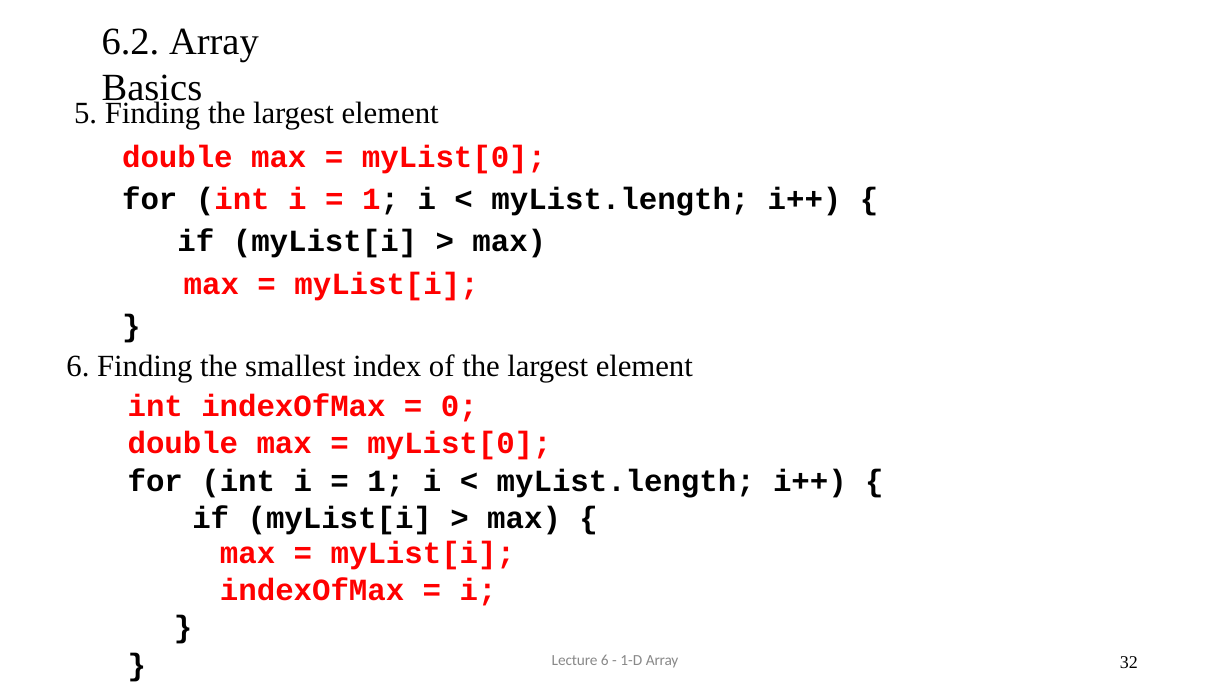
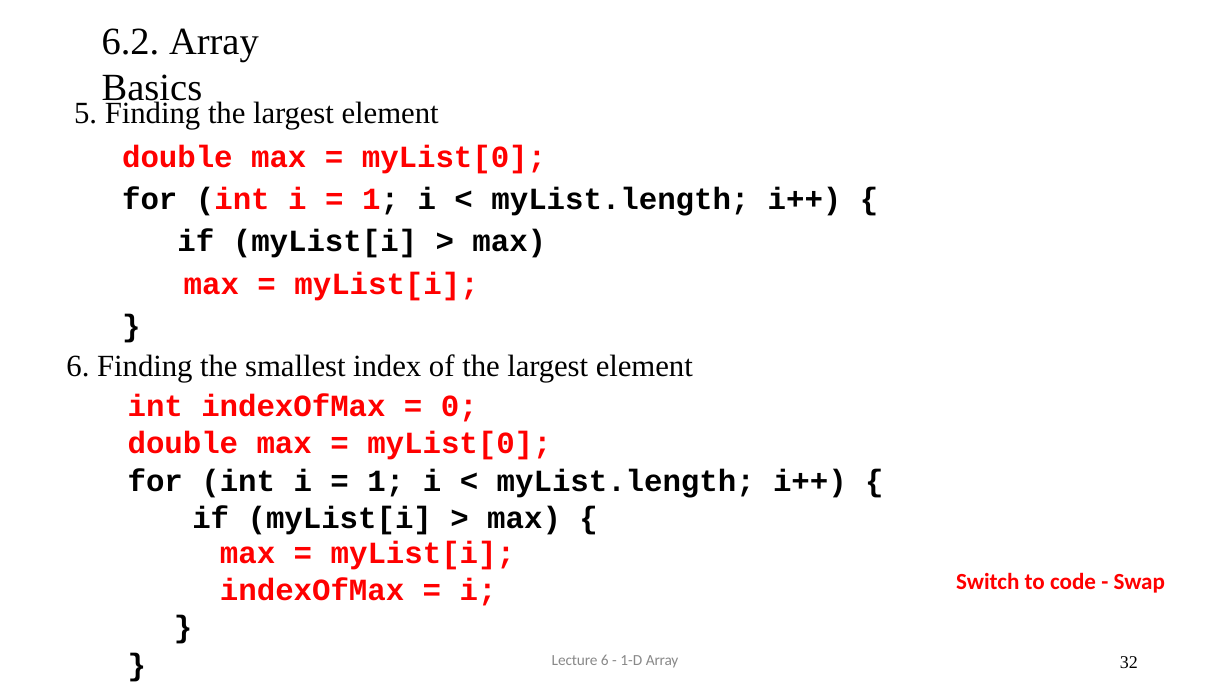
Before and after one commit to AughdonBreslin/CS501IntroToJava, a slide deck: slide 32 of Lectures/6_1DArray.pptx. Drawn at 1232x693 pixels with LibreOffice and Linux fonts; fonts in the diff are those of the drawing. Boxes give left, top, right and bottom in pixels: in the first picture for what was removed or moved away, otherwise in the second. Text is boxed around its words. In the diff, an @@ line names an element or a change of style, - is before the commit and + after.

```diff
--- a/Lectures/6_1DArray.pptx
+++ b/Lectures/6_1DArray.pptx
@@ text added at [956, 572, 1165, 593], 18 pt, text #FF0000, bold @@
+Switch to code - Swap
```
Also in this commit, not shown: 6 other slides changed, 3 slides removed, 23 other files.
